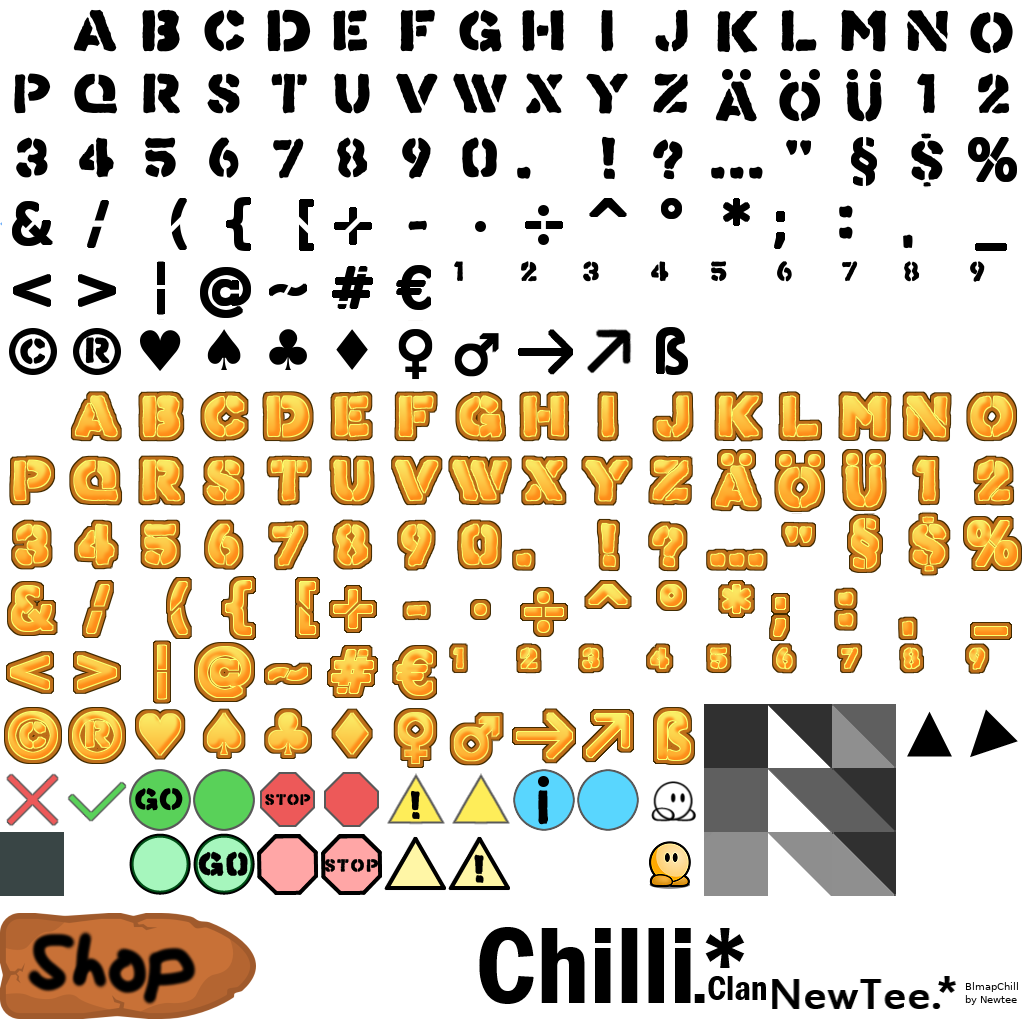
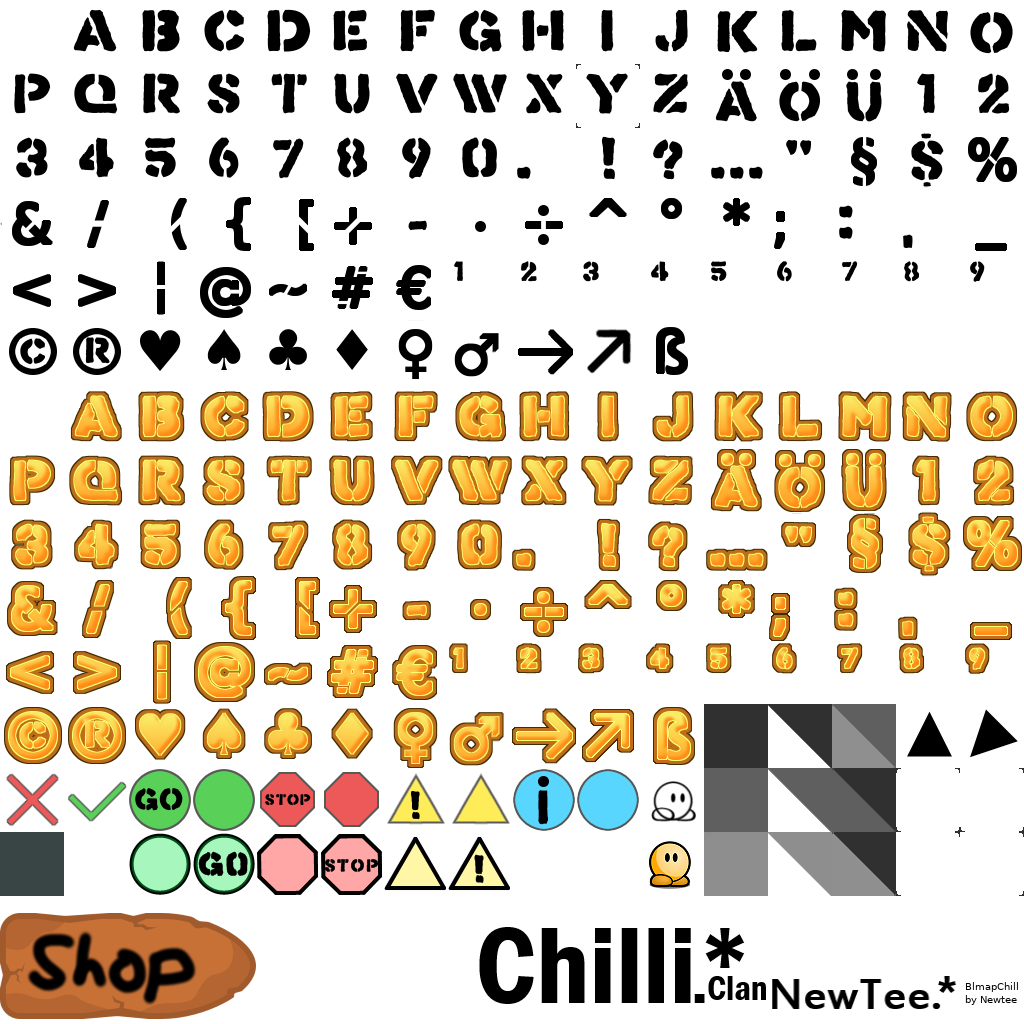
Revision of a layered 1024×1024 image; what changed, layer by layer:
painted on "freeze" over [576, 64, 1024, 896]
